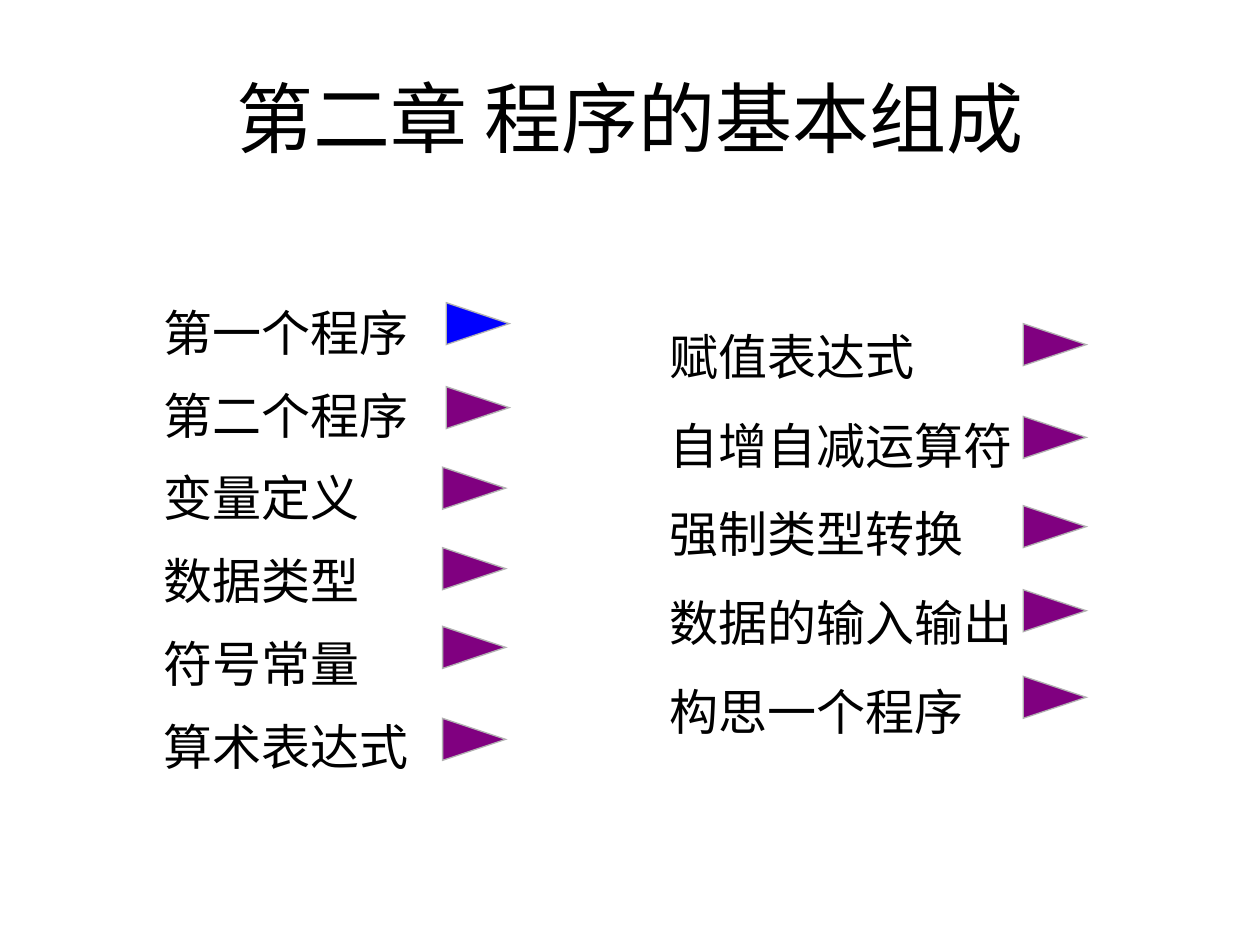
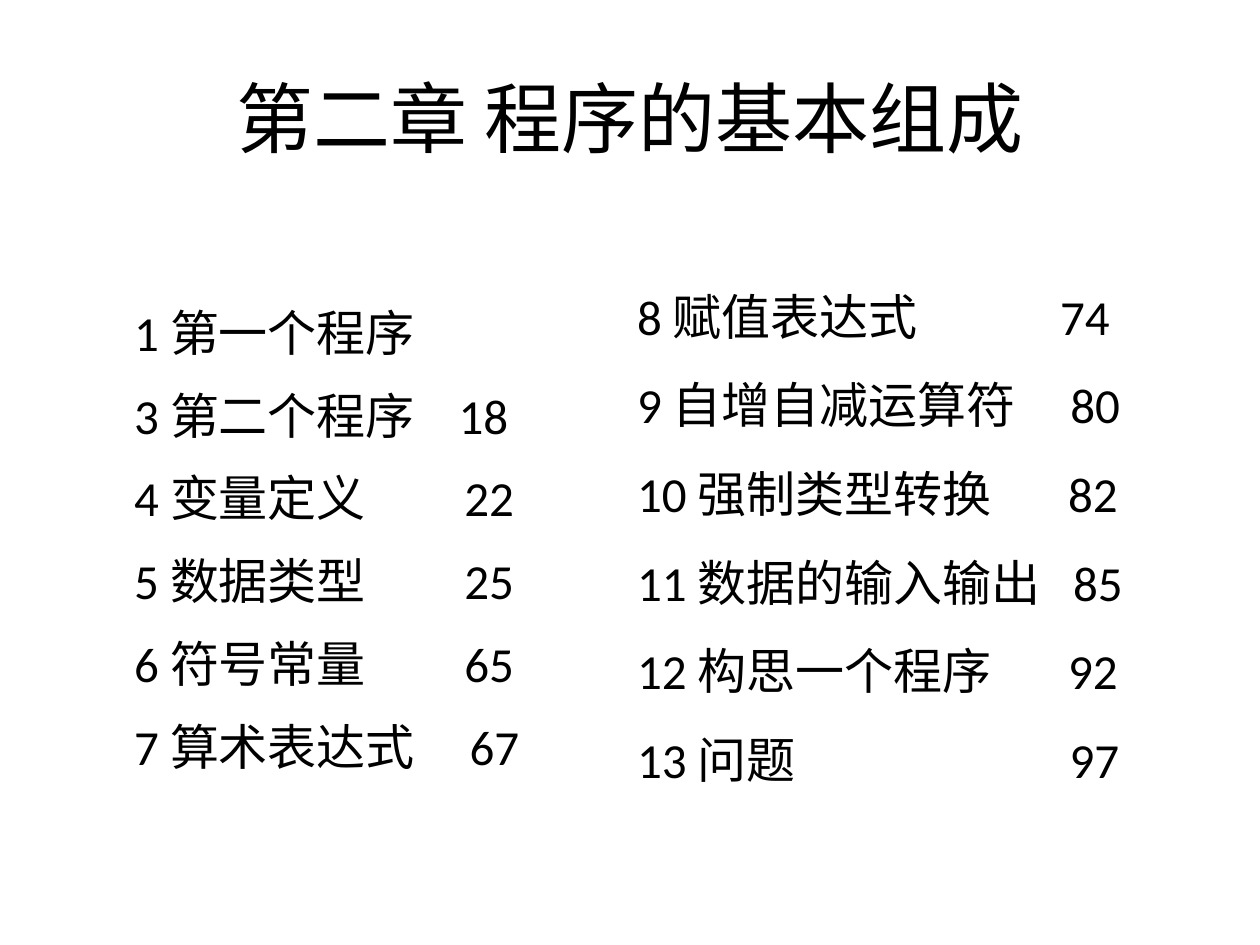
Before and after one commit to wwuhn/wwuhn.github.io, a slide deck: slide 1 of bookspcClassic/C++程序设计翁惠玉/2程序的基本组成.ppt. Drawn at 1260x945 pixels with LibreOffice and Linux fonts; fonts in the diff are those of the drawing. Boxes give left, top, right and bottom in pixels: in the first picture for what was removed or moved away, otherwise in the second. Text is boxed around its words. In the diff, an @@ line names an element or a change of style, - is before the commit and + after.

```diff
--- a/bookspcClassic/C++程序设计翁惠玉/2程序的基本组成.ppt
+++ b/bookspcClassic/C++程序设计翁惠玉/2程序的基本组成.ppt
@@ text at (637, 293, 1123, 782): text changed @@
-赋值表达式
-自增自减运算符
-强制类型转换
-数据的输入输出
-构思一个程序
+8 赋值表达式 74
+9 自增自减运算符 80
+10 强制类型转换 82
+11 数据的输入输出 85
+12 构思一个程序 92
+13 问题 97
@@ text at (134, 309, 520, 769): text changed @@
-第一个程序
-第二个程序
-变量定义
-数据类型
-符号常量
-算术表达式
+1 第一个程序
+3 第二个程序 18
+4 变量定义 22
+5 数据类型 25
+6 符号常量 65
+7 算术表达式 67
@@ triangle removed at (445, 303, 508, 345) @@
@@ triangle removed at (1022, 323, 1085, 365) @@
@@ triangle removed at (445, 386, 508, 428) @@
@@ triangle removed at (1022, 416, 1085, 458) @@
@@ triangle removed at (443, 467, 506, 508) @@
@@ triangle removed at (1022, 506, 1085, 547) @@
@@ triangle removed at (443, 547, 506, 589) @@
@@ triangle removed at (1024, 590, 1087, 632) @@
@@ triangle removed at (443, 627, 506, 668) @@
@@ triangle removed at (1022, 676, 1085, 718) @@
@@ triangle removed at (443, 719, 506, 760) @@
```
Also in this commit, not shown: 27 other slides changed, 8 slides added, 5 other files.
